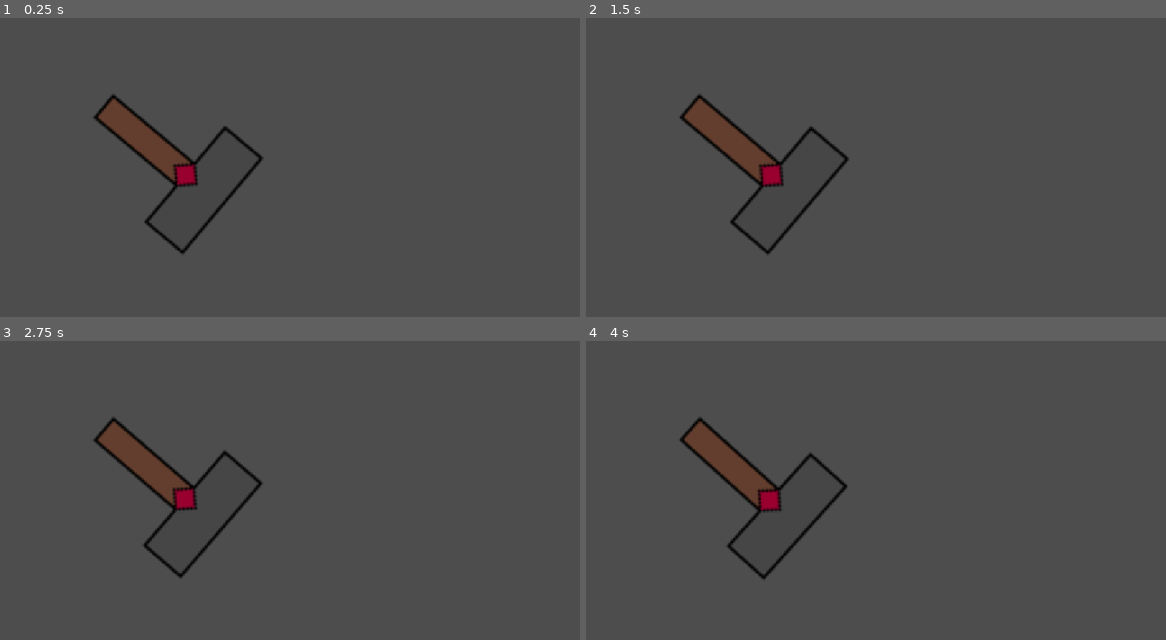
Above: before the commit, frames 1-4 (two rows, left to right).
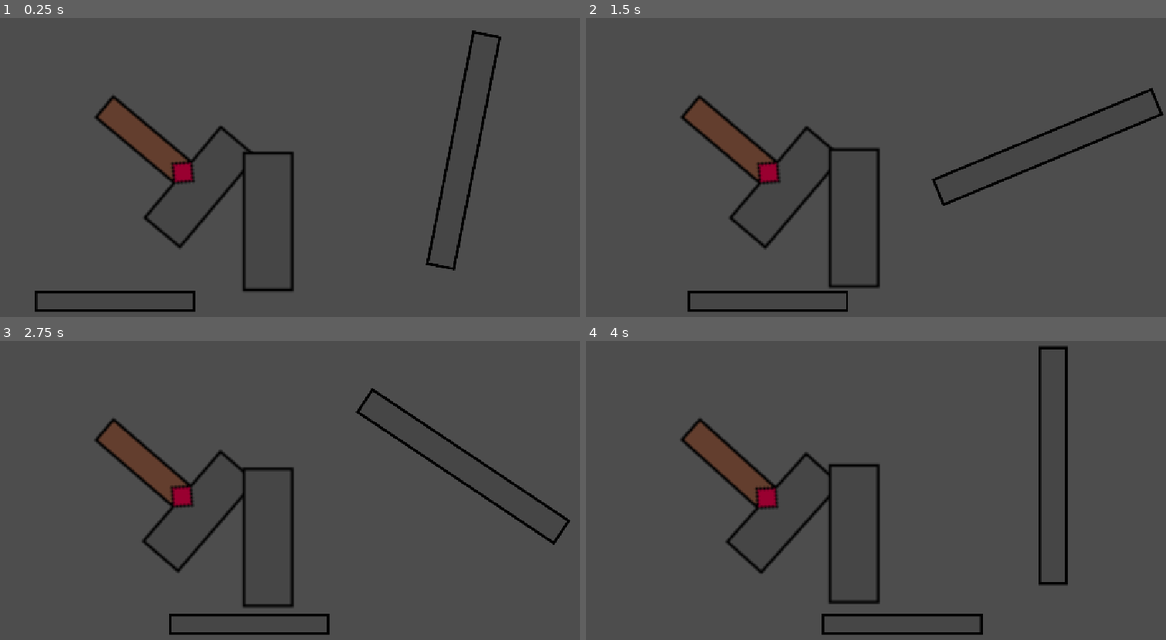
Above: after the commit, the same moments.

Repository: eastern2727/Game-jam
Game: Godot game, scene res://main.tscn
Same seed, same stepped clock (60 frames per second), same inputs: the game is played once before the commit and once after it.
Inputs:
- Up to frame 1 (0.25 s): no input
- Up to frame 2 (1.5 s): no input
- Up to frame 3 (2.75 s): no input
- Up to frame 4 (4 s): no input

The runs differ from the first frame. In frame 1, 3.5% of the frame differs, in the area x 5-87%, y 4-99%; in frame 2, 3.5%; in frame 3, 3.6%; in frame 4, 3.6%, in the area x 16-84%, y 1-99%.

Commit message:
push

Diff:
--- a/game-jam-real/sprite_2d.gd
+++ b/game-jam-real/Hammer.gd
@@ -1,6 +1,5 @@
 extends Sprite2D
 var SwingAngle: float = -50
-var gravity: float = 1
 var previousRotationValue: float = 0
 
 # Called when the node enters the scene tree for the first time.
@@ -11,10 +10,10 @@
 
 # Called every frame. 'delta' is the elapsed time since the previous frame.
 func _process(delta: float) -> void:
-	if (previousRotationValue>=0 && previousRotationValue<=0.001 && rotation_degrees>0):
-		previousRotationValue = -0.001
-	elif (previousRotationValue<=0 && previousRotationValue>=-0.001 && rotation_degrees<0):
-		previousRotationValue = 0.001
+	if (previousRotationValue>=0 && previousRotationValue<=0.01 && rotation_degrees>0):
+		previousRotationValue = -0.01
+	elif (previousRotationValue<=0 && previousRotationValue>=-0.01 && rotation_degrees<0):
+		previousRotationValue = 0.01
 	elif (self.rotation_degrees <0 && previousRotationValue >0):
 		previousRotationValue *=1.0101
 	elif (self.rotation_degrees >0 && previousRotationValue >0):
--- /dev/null
+++ b/game-jam-real/PowerHammer.gd
@@ -0,0 +1,20 @@
+extends Sprite2D
+var startingPositionY: float = 200
+var targetPosY: float = 500
+var lock: bool = false
+
+# Called when the node enters the scene tree for the first time.
+func _ready() -> void:
+	startingPositionY = position.y
+	pass
+
+
+# Called every frame. 'delta' is the elapsed time since the previous frame.
+func _process(delta: float) -> void:
+	if (position.y <500 && !lock):
+		position.y = move_toward(position.y, targetPosY, delta*2000)
+	else:
+		lock = true
+		position.y = move_toward(position.y, startingPositionY, delta*200)
+		if (position.y<startingPositionY+0.05):
+			lock = false
--- /dev/null
+++ b/game-jam-real/floating_platform_h.gd
@@ -0,0 +1,40 @@
+extends Sprite2D
+var targetPosX = 800
+var startingPosX = 200
+var lock: bool = false
+var firstLock: bool = false
+var secondLock: bool = false
+var timer: Timer = Timer.new()
+var timer2: Timer = Timer.new()
+
+# Called when the node enters the scene tree for the first time.
+func _ready() -> void:
+	startingPosX = startingPosX
+	add_child(timer)
+	timer.wait_time = 1
+	timer.one_shot = true
+	timer.timeout.connect(_on_timeout)
+	add_child(timer2)
+	timer2.wait_time = 1
+	timer2.one_shot = true
+	timer2.timeout.connect(_on_timeout2)
+
+# Called every frame. 'delta' is the elapsed time since the previous frame.
+func _process(delta: float) -> void:
+	if (position.x <targetPosX-0.05 && !lock):
+		position.x = move_toward(position.x, targetPosX, delta*100)
+	else:
+		if (!lock):
+			timer2.start()
+			lock = true
+		elif (timer2.time_left == 0):
+			lock = true
+			position.x = move_toward(position.x, startingPosX, delta*100)
+			if (position.x<startingPosX+0.05 && timer.time_left == 0):
+				timer.start()
+		print(timer.time_left)
+func _on_timeout():
+	lock = false
+	pass
+func _on_timeout2():
+	pass
--- a/game-jam-real/main.tscn
+++ b/game-jam-real/main.tscn
@@ -1,14 +1,38 @@
 [gd_scene format=3 uid="uid://c2tkk3sxl8m3c"]
 
 [ext_resource type="Texture2D" uid="uid://cgiwpvdxx070w" path="res://pixil-frame-0 (6).png" id="1_0xm2m"]
-[ext_resource type="Script" uid="uid://bi5bn7g54hp5s" path="res://sprite_2d.gd" id="2_0xm2m"]
+[ext_resource type="Script" uid="uid://bi5bn7g54hp5s" path="res://Hammer.gd" id="2_0xm2m"]
+[ext_resource type="Texture2D" uid="uid://cmkntw8sqm3qt" path="res://pixil-frame-0 (7).png" id="3_1bvp3"]
+[ext_resource type="Script" uid="uid://naufju7bo2ip" path="res://PowerHammer.gd" id="4_lquwl"]
+[ext_resource type="Texture2D" uid="uid://bc0ax47t21len" path="res://pixil-frame-0 (9).png" id="5_7mycd"]
+[ext_resource type="Script" uid="uid://2kweohlmgf7r" path="res://spinny.gd" id="6_272bh"]
+[ext_resource type="Texture2D" uid="uid://c84bwl66ldmj2" path="res://pixil-frame-0 (10).png" id="7_5vw27"]
+[ext_resource type="Script" uid="uid://brq1wcscmx1ql" path="res://floating_platform_h.gd" id="7_272bh"]
 
 [node name="Node2D" type="Node2D" unique_id=2011774588]
 
-[node name="Sprite2D" type="Sprite2D" parent="." unique_id=1725210622]
+[node name="Hammer" type="Sprite2D" parent="." unique_id=1725210622]
 position = Vector2(284, 228)
-scale = Vector2(5.205, 5.205)
+scale = Vector2(5, 5)
 texture = ExtResource("1_0xm2m")
 centered = false
 offset = Vector2(-47.83, -24.965)
 script = ExtResource("2_0xm2m")
+
+[node name="PowerHammer" type="Sprite2D" parent="." unique_id=1427582556]
+position = Vector2(578.00006, 283.00003)
+scale = Vector2(5, 5)
+texture = ExtResource("3_1bvp3")
+script = ExtResource("4_lquwl")
+
+[node name="Spinny" type="Sprite2D" parent="." unique_id=1082940939]
+position = Vector2(939, 289)
+texture = ExtResource("5_7mycd")
+centered = false
+offset = Vector2(-180, -250)
+script = ExtResource("6_272bh")
+
+[node name="FloatingPlatformH" type="Sprite2D" parent="." unique_id=137507124]
+position = Vector2(250, 592)
+texture = ExtResource("7_5vw27")
+script = ExtResource("7_272bh")
--- /dev/null
+++ b/game-jam-real/spinny.gd
@@ -0,0 +1,11 @@
+extends Sprite2D
+var rotationSpeed: float = 0.75
+
+# Called when the node enters the scene tree for the first time.
+func _ready() -> void:
+	pass # Replace with function body.
+
+
+# Called every frame. 'delta' is the elapsed time since the previous frame.
+func _process(delta: float) -> void:
+	rotate(deg_to_rad(rotationSpeed))
Renamed: game-jam-real/sprite_2d.gd.uid -> game-jam-real/Hammer.gd.uid
Not shown, added: game-jam-real/PowerHammer.gd.uid
Not shown, added: game-jam-real/floating_platform_h.gd.uid
Binary file added: game-jam-real/pixil-frame-0 (10).png
Not shown, added: game-jam-real/pixil-frame-0 (10).png.import
Binary file added: game-jam-real/pixil-frame-0 (7).png
Not shown, added: game-jam-real/pixil-frame-0 (7).png.import
Binary file added: game-jam-real/pixil-frame-0 (9).png
Not shown, added: game-jam-real/pixil-frame-0 (9).png.import
Not shown, added: game-jam-real/spinny.gd.uid
